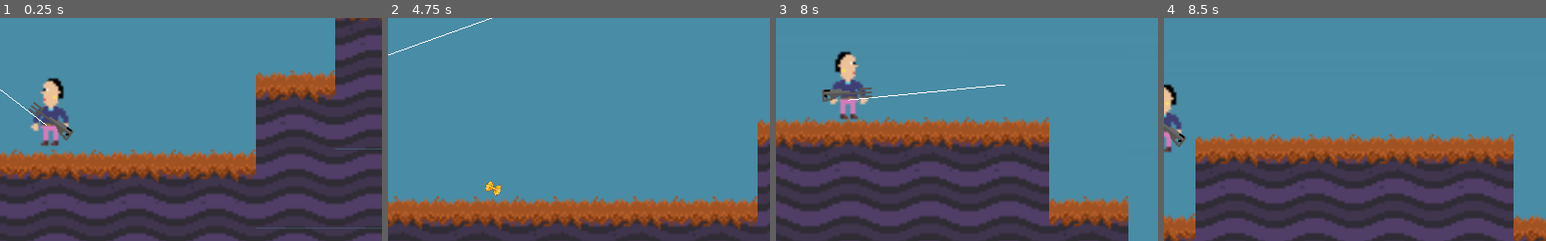
Above: before the commit, frames 1-4 (left to right).
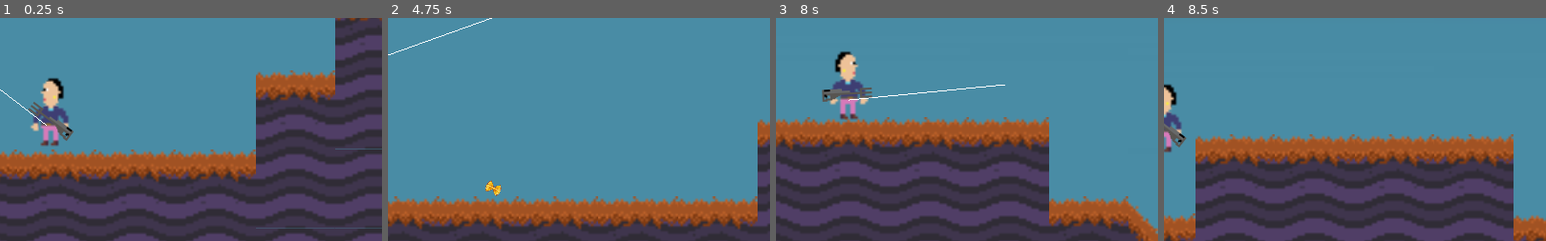
Above: after the commit, the same moments.

Repository: hansi-c/pastashooter
Game: Godot game, scene res://src/Main/Game.tscn
Two runs of this game, one before a commit and one after it. Both use one fixed random seed, a clock stepped at 60 frames per second and the inputs below.
Inputs (mouse positions are % of the whole screen's width and height, from its top left):
- Up to frame 1 (0.25 s): no input
- Up to frame 2 (4.75 s): move the mouse to (45, 70) at 0.52 s; hold D (move_right) 0.53-2.03 s; tap Mouse wheel up (next_bullet) at 0.6, 2.1, 3.6 s; tap W (jump) at 0.77, 1.52, 3.02, 3.77, 4.52 s; move the mouse to (80, 65) at 1.27 s; click (80, 65) at 1.35 s; move the mouse to (20, 35) at 2.02 s; hold A (move_left) 2.03-4.28 s; move the mouse to (55, 50) at 2.77 s; click (55, 50) at 2.85 s; move the mouse to (35, 25) at 3.52 s; move the mouse to (72, 45) at 4.27 s; hold D (move_right) from 4.28 s (still down); click (72, 45) at 4.35 s
- Up to frame 3 (8 s): keep holding D (move_right); move the mouse to (30, 55) at 5.02 s; tap Mouse wheel up (next_bullet) at 5.1, 6.6 s; move the mouse to (60, 28) at 5.77 s; click (60, 28) at 5.85 s; tap W (jump) at 6.02, 6.77, 7.52 s; move the mouse to (45, 70) at 6.52 s; move the mouse to (80, 65) at 7.27 s; click (80, 65) at 7.35 s
- Up to frame 4 (8.5 s): move the mouse to (20, 35) at 8.02 s; release D (move_right) at 8.03 s; hold A (move_left) from 8.03 s (still down); tap Mouse wheel up (next_bullet) at 8.1 s
The pictures show only the part of the screen within x 50-100%, y 50-100%; the shares and areas given below are measured in that part.

Frames 1-2 are identical in both runs. In frame 3, 0.9% of the frame differs, in the area x 92-100%, y 82-100%; in frame 4, nothing differs.

Commit message:
Minor performance improvements

Diff:
--- a/src/Level/Level.tscn
+++ b/src/Level/Level.tscn
@@ -1,30 +1,36 @@
-[gd_scene load_steps=11 format=2]
+[gd_scene load_steps=13 format=2]
 
 [ext_resource path="res://assets/art/tileset/tiles_demo.png" type="Texture" id=1]
 [ext_resource path="res://src/Level/ParallaxBackground.tscn" type="PackedScene" id=2]
 
-[sub_resource type="ConvexPolygonShape2D" id=2]
+[sub_resource type="ConvexPolygonShape2D" id=1]
 points = PoolVector2Array( 32, 32, 0, 32, 0, 0, 32, 0 )
 
-[sub_resource type="OccluderPolygon2D" id=3]
+[sub_resource type="OccluderPolygon2D" id=2]
 polygon = PoolVector2Array( 32, 19.7389, 0.347321, 19.7389, 0.347321, 0.850677, 32, 0.850677 )
 
-[sub_resource type="ConvexPolygonShape2D" id=4]
+[sub_resource type="ConvexPolygonShape2D" id=3]
 points = PoolVector2Array( 32, 20.5427, 0.347321, 20.5427, 0.347321, 0.046936, 32, 0.046936 )
 
-[sub_resource type="OccluderPolygon2D" id=5]
+[sub_resource type="OccluderPolygon2D" id=4]
 polygon = PoolVector2Array( 32, 32, 0, 32, 0, 0, 32, 0 )
 
-[sub_resource type="ConvexPolygonShape2D" id=6]
+[sub_resource type="ConvexPolygonShape2D" id=5]
 points = PoolVector2Array( 0, 0, 32, 0, 32, 32, 0, 32 )
 
-[sub_resource type="OccluderPolygon2D" id=8]
+[sub_resource type="OccluderPolygon2D" id=6]
 polygon = PoolVector2Array( 0, 0, 32, 0, 32, 32, 0, 32 )
 
-[sub_resource type="ConvexPolygonShape2D" id=9]
+[sub_resource type="ConvexPolygonShape2D" id=7]
 points = PoolVector2Array( 32, 32, 0, 32, 0, 0, 32, 0 )
 
-[sub_resource type="TileSet" id=7]
+[sub_resource type="OccluderPolygon2D" id=8]
+polygon = PoolVector2Array( 32, 32, 0, 32, 0, 0, 0, 0 )
+
+[sub_resource type="ConvexPolygonShape2D" id=9]
+points = PoolVector2Array( 32, 32, 0, 32, 0, 0, 32, 32 )
+
+[sub_resource type="TileSet" id=10]
 0/name = "tiles_demo.png 0"
 0/texture = ExtResource( 1 )
 0/tex_offset = Vector2( 0, 0 )
@@ -97,30 +103,52 @@
 3/region = Rect2( 0, 32, 32, 32 )
 3/tile_mode = 0
 3/occluder_offset = Vector2( 0, 0 )
-3/occluder = SubResource( 8 )
+3/occluder = SubResource( 6 )
 3/navigation_offset = Vector2( 0, 0 )
 3/shape_offset = Vector2( 0, 0 )
 3/shape_transform = Transform2D( 1, 0, 0, 1, 0, 0 )
-3/shape = SubResource( 9 )
+3/shape = SubResource( 7 )
 3/shape_one_way = false
 3/shape_one_way_margin = 1.0
 3/shapes = [ {
 "autotile_coord": Vector2( 0, 0 ),
 "one_way": false,
 "one_way_margin": 1.0,
+"shape": SubResource( 7 ),
+"shape_transform": Transform2D( 1, 0, 0, 1, 0, 0 )
+} ]
+3/z_index = 0
+4/name = "tiles_demo.png 4"
+4/texture = ExtResource( 1 )
+4/tex_offset = Vector2( 0, 0 )
+4/modulate = Color( 1, 1, 1, 1 )
+4/region = Rect2( 64, 64, 32, 32 )
+4/tile_mode = 0
+4/occluder_offset = Vector2( 0, 0 )
+4/occluder = SubResource( 8 )
+4/navigation_offset = Vector2( 0, 0 )
+4/shape_offset = Vector2( 0, 0 )
+4/shape_transform = Transform2D( 1, 0, 0, 1, 0, 0 )
+4/shape = SubResource( 9 )
+4/shape_one_way = false
+4/shape_one_way_margin = 1.0
+4/shapes = [ {
+"autotile_coord": Vector2( 0, 0 ),
+"one_way": false,
+"one_way_margin": 1.0,
 "shape": SubResource( 9 ),
 "shape_transform": Transform2D( 1, 0, 0, 1, 0, 0 )
 } ]
-3/z_index = 0
+4/z_index = 0
 
 [node name="Level" type="Node2D"]
 
 [node name="TileMap" type="TileMap" parent="."]
-tile_set = SubResource( 7 )
+tile_set = SubResource( 10 )
 cell_size = Vector2( 32, 32 )
 collision_layer = 16
 collision_mask = 0
 format = 1
-tile_data = PoolIntArray( 65535, 3, 0, 0, 2, 0, 31, 3, 0, 32 …(1071 unchanged characters)… 3, 0, 1048594, 3, 0, 1048595, 0, 0, 1048607, 3, 0, 1048608, 3, 0, 1179647, 3, 0, 1114112, 2, 0, 1114124, 0, 0, 1114125, 3, 0, 1114126, 3, 0, 1114127, 3, 0, 1114128, 3, 0, 1114129, 3, 0, 1114130, 3, 0, 1114131, 3, 0, 1114132, 0, 0, 1114143, 3, 0, 1114144, 3, 0, 1245183, 3, 0, 1179648, 3, 0, 1179649, 0, 0, 1179650, 0, 0, 1179651, 0, 0, 1179652, 0, 0, 1179653, 0, 0, 1179654, 0, 0, 1179655, 0, 0, 1179656, 0, 0, 1179657, 0, 0, 1179658, 0, 0, 1179659, 0, 0, 1179660, 3, 0, 1179661, 3, 0, 1179662, 3, 0, 1179663, 3, 0, 1179664, 3, 0, 1179665, 3, 0, 1179666, 3, 0, 1179667, 3, 0, 1179668, 3, 0, 1179669, 0, 0, 1179670, 0, 0, 1179671, 0, 0, 11796 …(1660 unchanged characters)…
+tile_data = PoolIntArray( 65535, 3, 0, 0, 2, 0, 31, 3, 0, 32 …(1071 unchanged characters)… 3, 0, 1048594, 3, 0, 1048595, 0, 0, 1048596, 4, 0, 1048607, 3, 0, 1048608, 3, 0, 1179647, 3, 0, 1114112, 2, 0, 1114124, 0, 0, 1114125, 3, 0, 1114126, 3, 0, 1114127, 3, 0, 1114128, 3, 0, 1114129, 3, 0, 1114130, 3, 0, 1114131, 3, 0, 1114132, 3, 0, 1114133, 4, 0, 1114143, 3, 0, 1114144, 3, 0, 1245183, 3, 0, 1179648, 3, 0, 1179649, 0, 0, 1179650, 0, 0, 1179651, 0, 0, 1179652, 0, 0, 1179653, 0, 0, 1179654, 0, 0, 1179655, 0, 0, 1179656, 0, 0, 1179657, 0, 0, 1179658, 0, 0, 1179659, 0, 0, 1179660, 3, 0, 1179661, 3, 0, 1179662, 3, 0, 1179663, 3, 0, 1179664, 3, 0, 1179665, 3, 0, 1179666, 3, 0, 1179667, 3, 0, 1179668, 3, 0, 1179669, 3, 0, 1179670, 0, 0, 1179671, 0, 0, 11796 …(1660 unchanged characters)…
 
 [node name="ParallaxBackground" parent="." instance=ExtResource( 2 )]
Not shown: 3 places in src/Level/Level.tscn that only renumber resources
